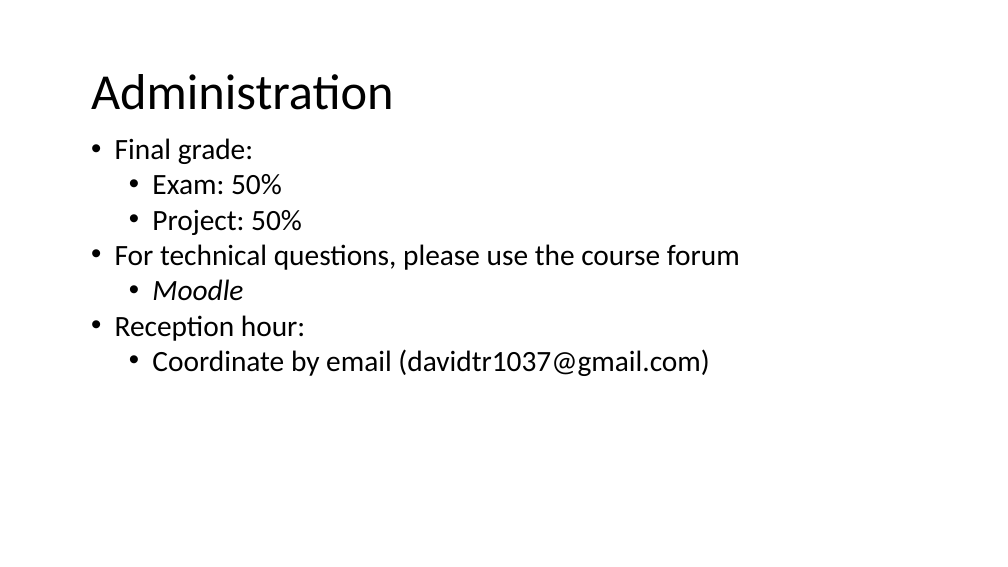
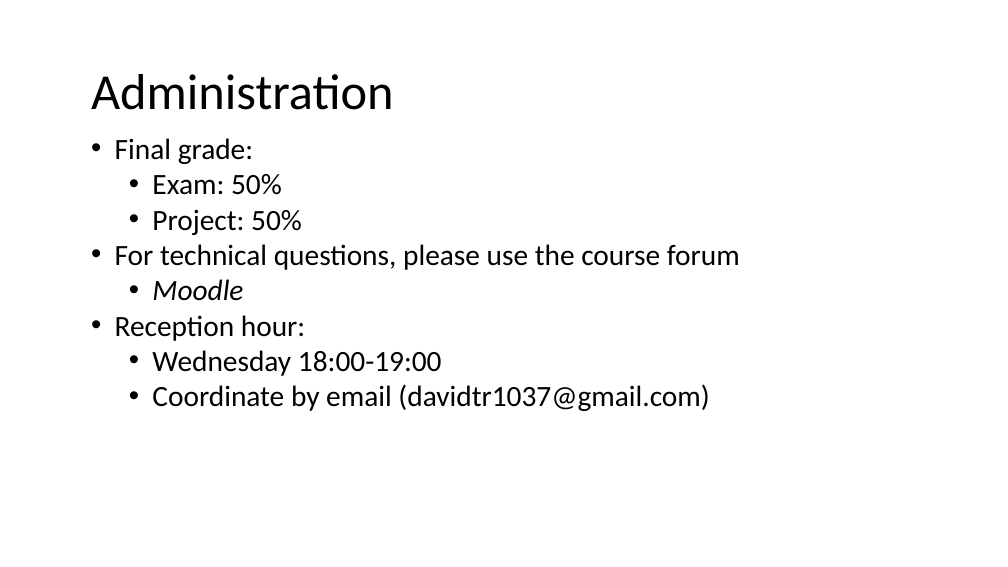
Before and after one commit to nivshani/compilation, a slide deck: slide 2 of new_slides/lexical_analysis.pptx. Drawn at 1008x567 pixels with LibreOffice and Linux fonts; fonts in the diff are those of the drawing. Boxes give left, top, right and bottom in pixels: in the first picture for what was removed or moved away, otherwise in the second. Text is boxed around its words. In the diff, an @@ line names an element or a change of style, - is before the commit and + after.

```diff
--- a/new_slides/lexical_analysis.pptx
+++ b/new_slides/lexical_analysis.pptx
@@ text at (152, 350, 442, 376): paragraph added @@
+  • Wednesday 18:00-19:00
```
Also in this commit, not shown: 1 other file.
